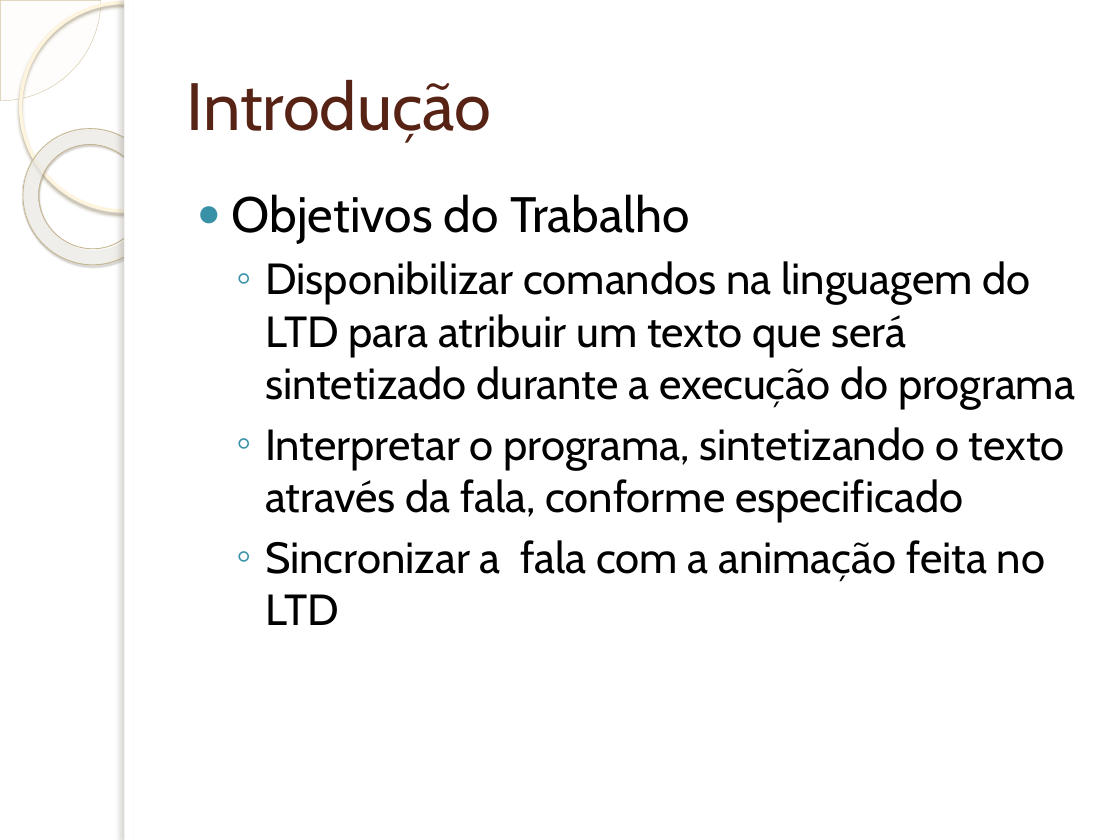
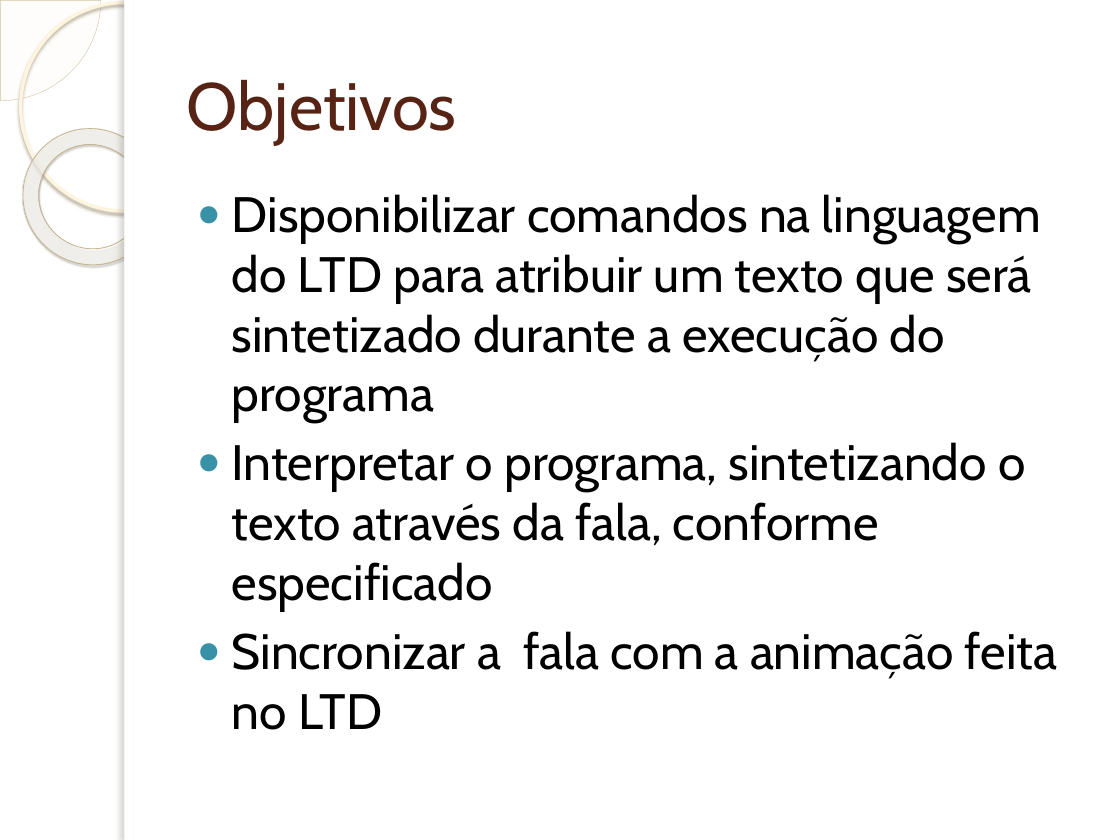
Before and after one commit to wendeldavid/soundwave, a slide deck: slide 4 of docs/tcc/Implementação de Suporta à Programação e Interpretação da.pptx (slide 3 before the commit). Drawn at 1120x840 pixels with LibreOffice and Linux fonts; fonts in the diff are those of the drawing; background and template pictures are left out. Boxes give left, top, right and bottom in pixels: in the first picture for what was removed or moved away, otherwise in the second. Text is boxed around its words. In the diff, an @@ line names an element or a change of style, - is before the commit and + after.

```diff
--- a/docs/tcc/Implementação de Suporta à Programação e Interpretação da.pptx
+++ b/docs/tcc/Implementação de Suporta à Programação e Interpretação da.pptx
@@ title at box(187, 80, 457, 145): text changed @@
-Introdução
+Objetivos
@@ text "Disponibilizar comandos na linguagem do ..." at box(232, 194, 1058, 730): size 28 to 32 pt; bullet ◦ to ●; list level 2 to 1 in "Disponibilizar comandos na linguagem do ..."; list level 2 to 1 in "Interpretar o programa, sintetizando o ..."; list level 2 to 1 in "Sincronizar a fala com a ..." @@
@@ text at box(232, 194, 689, 243): paragraph removed @@
-● Objetivos do Trabalho
```
Also in this commit, not shown: 5 other slides changed, 9 slides added, 5 slides removed.
